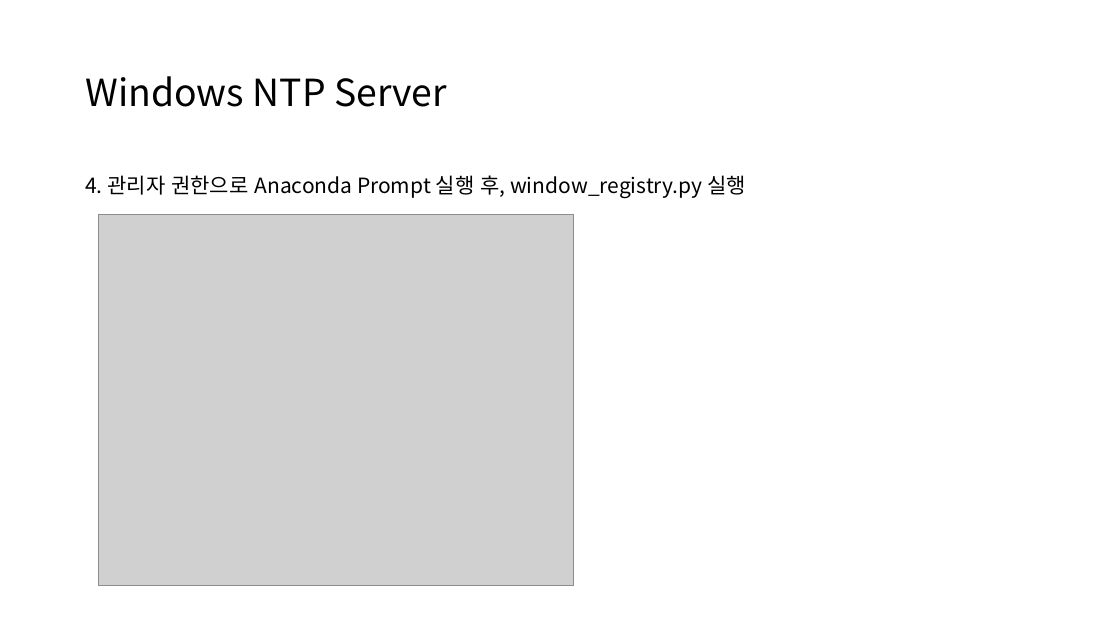
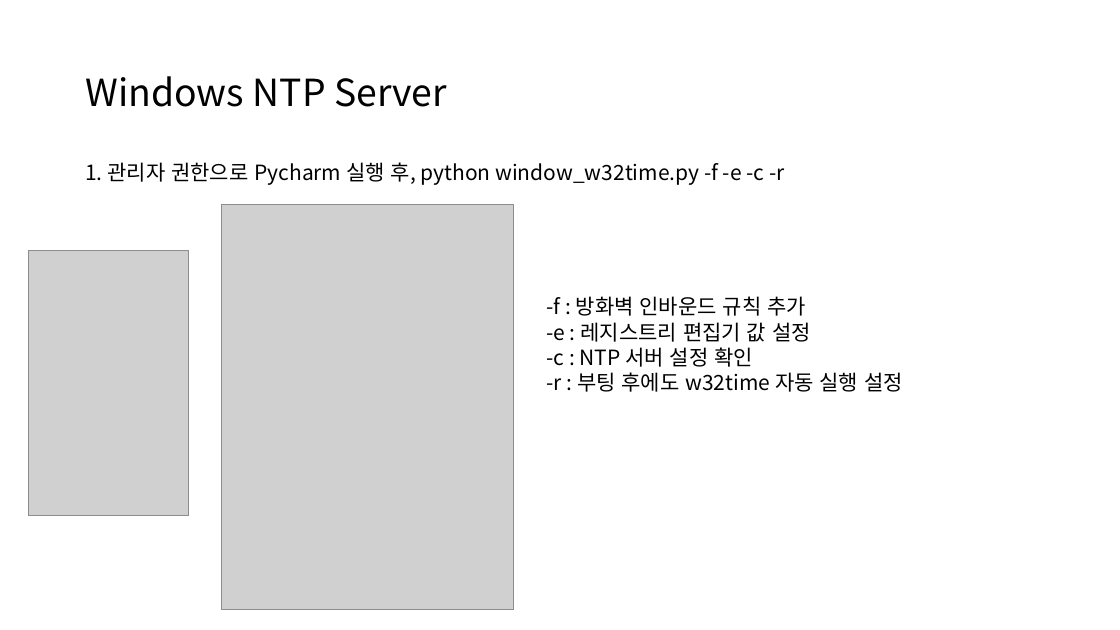
Before and after one commit to UnstructuredWork/udp_server, a slide deck: slide 5 of doc/time_synchronization.pptx (slide 8 before the commit). Drawn at 1120x630 pixels with LibreOffice and Linux fonts; fonts in the diff are those of the drawing; grey boxes stand for pictures. Boxes give left, top, right and bottom in pixels: in the first picture for what was removed or moved away, otherwise in the second. Text is boxed around its words. In the diff, an @@ line names an element or a change of style, - is before the commit and + after.

```diff
--- a/doc/time_synchronization.pptx
+++ b/doc/time_synchronization.pptx
@@ text at (x1=85, y1=162, x2=784, y2=185): text changed @@
-4. 관리자 권한으로 Anaconda Prompt 실행 후, window_registry.py 실행
+1. 관리자 권한으로 Pycharm 실행 후, python window_w32time.py -f -e -c -r
@@ picture resized from (x1=98, y1=214, x2=574, y2=585) to (x1=222, y1=205, x2=514, y2=610) @@
@@ picture added at (x1=29, y1=250, x2=188, y2=515) @@
@@ text added at (x1=546, y1=296, x2=903, y2=392), 18 pt, text #000000 @@
+-f : 방화벽 인바운드 규칙 추가
+-e : 레지스트리 편집기 값 설정
+-c : NTP 서버 설정 확인
+-r : 부팅 후에도 w32time 자동 실행 설정
```
Also in this commit, not shown: 9 other slides changed, 1 slide added, 2 other files.
